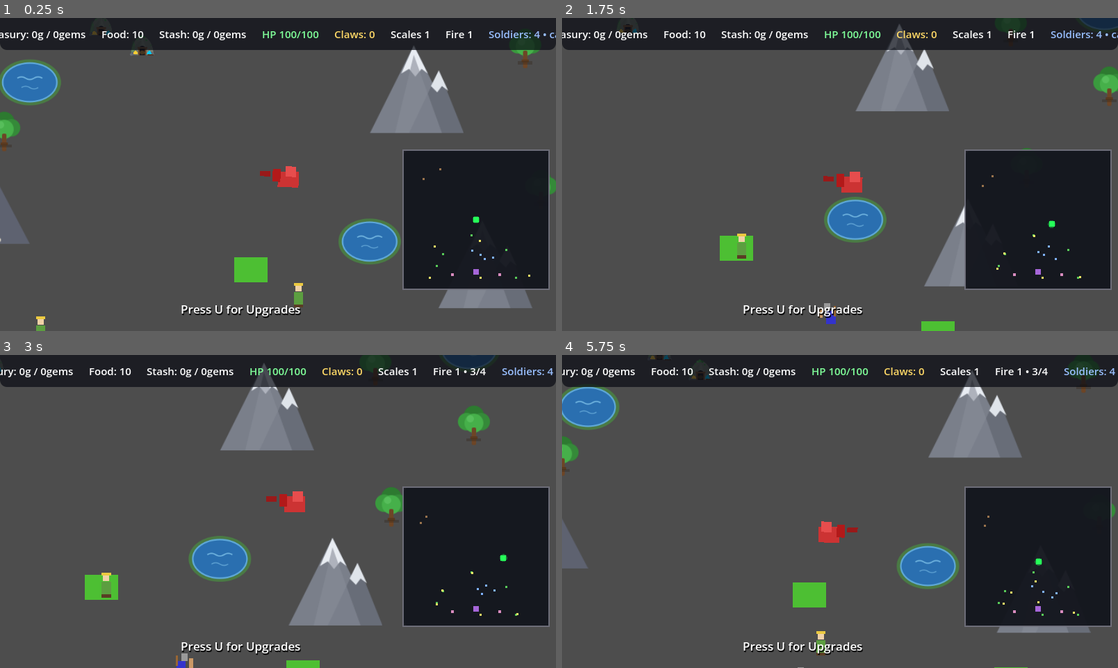
Above: before the commit, frames 1-4 (two rows, left to right).
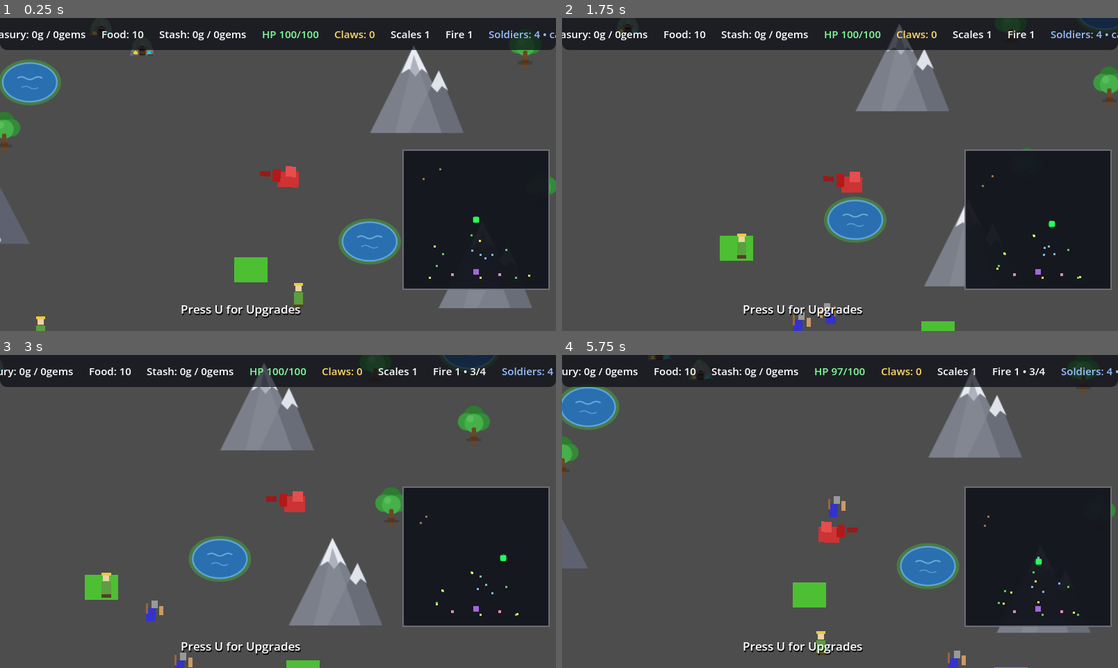
Above: after the commit, the same moments.

Repository: hyperdrive/dragonheart
Game: Godot game, scene res://scenes/main/Main.tscn
The game is run twice, just before and just after one commit, with the same random seed, the same clock (stepped at 60 frames per second) and the same inputs.
Inputs:
- Up to frame 1 (0.25 s): no input
- Up to frame 2 (1.75 s): tap U at 0.5, 1.25 s; hold D (move_right) 0.53-1.28 s; hold E (eat) 0.53-1.28 s; hold S (move_down) from 1.28 s (still down); tap E (eat) at 1.35 s
- Up to frame 3 (3 s): tap U at 2, 2.75 s; release S (move_down) at 2.03 s; hold D (move_right) 2.03-2.78 s; hold E (eat) 2.03-2.78 s; tap Space (fire) at 2.1 s; hold W (move_up) from 2.78 s (still down); tap 1 at 2.85 s
- Up to frame 4 (5.75 s): tap E (eat) at 3.05, 4.55 s; tap U at 3.5, 4.25 s; release W (move_up) at 3.53 s; hold E (eat) 3.53-4.28 s; hold A (move_left) 3.53-5.03 s; tap 2 at 3.6 s; tap 3 at 4.35 s; hold S (move_down) from 5.03 s (still down); hold E (eat) from 5.03 s (still down); tap 4 at 5.1 s

The runs differ from the first frame. In frame 1, less than 0.1% of the frame differs, in the area x 87-89%, y 75-78%; in frame 2, 0.1%; in frame 3, 0.2%; in frame 4, 1.4%, in the area x 0-100%, y 4-100%.

Commit message:
Gate hand-off exemption (delivery choke) + whole-map bold soldiers + city-spend prints
User reports: 'we still fail to spawn soldiers'; soldiers need to be
MORE aggressive when bold; print a message when the city uses resources.

Forensic sims (14400-frame + 100s raid parking) show the purchase chain
was healthy (purchases fire the moment the treasury has funds) — the
real blocker is the flee-ring choke: miners/farmers deliver at the north
gate; the dragon's 180px flee ring sits right on the gate zone, so a
loaded carrier entered the ring, fled away, re-picked deliver, walked
back, fled again — circling 45s+ with full carts and ZERO deliveries in
90s of raid pressure (treasury 0 the whole sim, no purchases possible).

Gate hand-off (BehaviorTree._tick_danger + Miner/Farmer._handoff_stretch):
a loaded carrier ON his deliver leg finishes the trip even with the
dragon inside his flee ring. Theft paths untouched: the claws still
spill the cart below drop_radius 85 and the GoldInterceptionSystem
still picks pockets at 100 — the exemption only trades panic-looping
for a brave straight walk into the gate zone.

Bold soldiers escalated per user ('more aggressive, attack the dragon
when they are bold'): BOLD_SIGHT_WIDTHS 360px superseded by
BOLD_HUNT_REACH 4000 (whole map, same reach as a released swarm) for
both pick and chase gate; morale decay (pals/King leave the band) is
now the only brake — the straggler finishes the in-flight leg and
re-picks home.

City spending prints: purchases narrate the exact spend ('City bought N
soldier(s) — spent X gold, Y gems (... left)') on the heartbeat and at
delivery; pen refills already print via AnimalPen.

Probes (probe_gate_bold 9/9): deliveries flow under raid parking
(treasury + food inflow in 100s), 3 real 'City bought' messages (gold
and gem paths both seen), bold phalanx chases 1262px across the map to
contact + contact DPS chips, straggler gives up after pals scatter,
loner stays calm, king presence flips a loner bold. 14400-frame
regression: 0 script errors, 30 deliveries, both purchase messages.
Probe gotchas documented: godmode resets must stay godmode (real hp
resets let soldiers kill the dragon mid-sim — _dying blocks DPS so hp
reads 'stuck'), and the healthy economy crowns the real King at 15
fielded mid-probe (free him before morale phases). GAME-SPEC §5.3
rewritten + new §5.7 + §10 rows; decision record
2026-11-09-gate-handoff-and-aggressive-bold.md.

Diff:
--- a/scripts/main/WorldManager.gd
+++ b/scripts/main/WorldManager.gd
@@ -670,17 +670,22 @@
 	if king_spawned or game_manager == null or game_manager.run_finished:
 		return
 	var bought := 0
+	var gold_spent := 0
+	var gems_spent := 0
 	while game_manager.spend_treasury("gold", soldier_gold_cost):
 		bought += 1
+		gold_spent += soldier_gold_cost
 	while game_manager.spend_treasury("gems", 1):
 		bought += soldiers_per_gem
+		gems_spent += 1
 	if bought == 0:
 		return
 	spawn_entity("soldier", bought, rally_point, 90.0)
 	for i in bought:
 		_escalation_soldier_spawned()
-	print("Town bought %d soldiers with treasury funds (%d fielded total)" % [
-		bought, soldiers_spawned])
+	print("City bought %d soldier(s) with treasury funds — spent %d gold, %d gems (%d fielded total, %d gold / %d gems left)"
+		% [bought, gold_spent, gems_spent, soldiers_spawned,
+			game_manager.treasury["gold"], game_manager.treasury["gems"]])
 
 
 ## The final boss arrives at the city; defeating him ends the run.
--- a/scripts/npcs/BaseNPC.gd
+++ b/scripts/npcs/BaseNPC.gd
@@ -301,6 +301,15 @@
 	set_payload("", 0)
 	return stolen
 
+## Gate hand-off exemption (2026-11-09), see BehaviorTree._tick_danger:
+## loaded cargo keepers inside the town-gate handoff band finish their
+## delivery even with the dragon in the flee ring — a parked dragon used
+## to wedge every carrier in the panic loop forever and starve the
+## treasury (zero deliveries → zero soldier purchases). Types override
+## this (Miner/Farmer); the default means "no exemption".
+func _handoff_stretch() -> bool:
+	return false
+
 ## Explicit E-kill by the dragon (decision record 2026-11-08-dragon-attack-eat):
 ## guaranteed death. Burn flags are cleared so a burning target killed by
 ## E takes the deliberate-death path (no extra spill semantics).
--- a/scripts/npcs/BehaviorTree.gd
+++ b/scripts/npcs/BehaviorTree.gd
@@ -182,6 +182,16 @@
 ## Priority 0: dragon proximity preempts everything (except an active escape).
 func _tick_danger() -> void:
 	if state == State.FLEEING:
+		return
+	# Gate hand-off exemption (2026-11-09): a loaded cargo keeper inside the
+	# gates' handoff band finishes the delivery even with the dragon inside
+	# his flee ring (Miner/Farmer override _handoff_stretch) — otherwise a
+	# dragon parked near the town wedges every carrier in the 180px panic
+	# loop forever (miners circled 45s with full carts, ZERO deliveries,
+	# treasury starved, no soldier purchases = "we still fail to spawn
+	# soldiers"). The drop rule still wins: below drop_radius (85) the
+	# claws spill the payload as before (Miner._check_dragon_drop).
+	if npc._handoff_stretch():
 		return
 	var dragon := get_tree().get_first_node_in_group("dragon") as Node2D
 	if dragon == null:
--- a/scripts/npcs/Farmer.gd
+++ b/scripts/npcs/Farmer.gd
@@ -157,6 +157,18 @@
 func _have_food_to_deliver() -> bool:
 	return food_carrying > 0
 
+## Gate hand-off (2026-11-09, same rule as the miner's): a farmer on the
+## deliver leg finishes the food hand-off even with the dragon inside his
+## flee ring — the ring sits right on the gates and used to wedge every
+## loaded farmer in a panic loop (food never reaching the pens). Robbery
+## of food is physical: eating the farmer is what costs the town, and
+## that path is untouched.
+func _handoff_stretch() -> bool:
+	if food_carrying <= 0 or behavior_tree == null:
+		return false
+	var act := behavior_tree.current_activity
+	return act != null and str(act.id) == "deliver"
+
 func _complete_field_tend() -> void:
 	field_tended.emit()
 	food_carrying += food_per_tend * npc_level
--- a/scripts/npcs/Miner.gd
+++ b/scripts/npcs/Miner.gd
@@ -161,6 +161,28 @@
 func _has_payload() -> bool:
 	return payload_amount > 0
 
+## Gate hand-off band (2026-11-09, see BehaviorTree._tick_danger): a loaded
+## miner on his deliver leg finishes it even when the dragon is inside his
+## flee ring — the dragon camps AT the gates used to wedge him in a
+## 180px panic loop with a full cart for minutes (forensic sim: 45s+,
+## ZERO deliveries, treasury starved = "we still fail to spawn soldiers").
+## Robbery stays intact: the claws still spill the cart below drop_radius
+## (_check_dragon_drop) and the interception system still picks pockets —
+## so the exemption only trades panic for a brave straight walk.
+const HANDOFF_PX := 100.0
+
+func _handoff_stretch() -> bool:
+	if payload_amount <= 0 or behavior_tree == null:
+		return false
+	var act := behavior_tree.current_activity
+	if act == null or str(act.id) != "deliver":
+		return false
+	# the claws rule still wins: below drop_radius the cart dumps anyway
+	var dragon: Node2D = get_tree().get_first_node_in_group("dragon")
+	if dragon != null and is_instance_valid(dragon):
+		return global_position.distance_to(dragon.global_position) > drop_radius
+	return true
+
 ## Mine emptied/damaged mid-work → abort without yield.
 func _mine_still_available() -> bool:
 	return mining_cooldown <= 0.0
--- a/scripts/npcs/Soldier.gd
+++ b/scripts/npcs/Soldier.gd
@@ -75,21 +75,22 @@
 ##    presence reads farther), or
 ##  • phalanx: at least 2 pals within one morale radius (five body widths,
 ##    user spec "base distance on soldier width").
-## The pursuit leg breaks off when the dragon escapes the bold sight reach
-## ("fight until escape" — contact DPS keeps the fight going inside reach).
+## Escalation (2026-11-09, user: "more aggressive, attack the dragon when
+## they are bold"): bold sight is now the WHOLE MAP (same reach as a
+## released swarm) — a bold phalanx pursues until contact no matter where
+## the dragon flies; the only brake is morale decaying (pals/King leave
+## the band) → the straggler finishes the current leg and goes home
+## (work_check now falls back to aggro_range for a non-bold soldier).
 const BODY_WIDTH := 18.0        # matches Soldier.tscn Body ColorRect width
 const MORALE_WIDTHS := 5.0      # pal proximity = five soldier widths
 const MORALE_KING_DOUBLE := 2.0 # King presence = doubled radius
-const BOLD_SIGHT_WIDTHS := 20.0 # pursue/break-off leg reach
+const BOLD_HUNT_REACH := 4000.0 # whole-map pursuit (2026-11-09 escalation)
 
 func _bold_pals_radius() -> float:
 	return BODY_WIDTH * MORALE_WIDTHS
 
 func _bold_king_radius() -> float:
 	return BODY_WIDTH * MORALE_WIDTHS * MORALE_KING_DOUBLE
-
-func _bold_sight_radius() -> float:
-	return BODY_WIDTH * BOLD_SIGHT_WIDTHS
 
 func _is_bold() -> bool:
 	var king := get_tree().get_first_node_in_group("king") as Node2D
@@ -114,34 +115,28 @@
 # --- activity providers & completers ---------------------------------------
 
 ## During ATTACK the aggro range widens hugely: the whole swarm hunts.
-## BOLD soldiers hunt too (morale), but only within the bold sight reach —
-## "pursue until contact, break off when the dragon escapes" (user spec).
+## BOLD soldiers hunt too (morale) — across the WHOLE MAP (user escalation
+## 2026-11-09: "attack the dragon when they are bold").
 func _pick_dragon_target() -> Vector2:
 	var dragon := get_tree().get_first_node_in_group("dragon") as Node2D
 	if dragon == null or not is_instance_valid(dragon):
 		return BehaviorTree.TARGET_NONE
 	var reach := aggro_range
-	if _swarm_released():
-		reach = maxf(reach, 4000.0)
-	elif _is_bold():
-		reach = maxf(reach, _bold_sight_radius())
+	if _swarm_released() or _is_bold():
+		reach = maxf(reach, BOLD_HUNT_REACH)
 	if global_position.distance_to(dragon.global_position) > reach:
 		return BehaviorTree.TARGET_NONE
 	return dragon.global_position
 
-## Chase gate: the dragon must still exist and stay inside this soldier's
-## current reach — a bold leg ends when the dragon escapes the sight reach
-## (a released-swarm leg keeps its whole-army chase: same as before).
+## Chase gate: bold → chase until contact (morale re-checked per pick);
+## non-bold running an old leg stops when the dragon is beyond aggro_range.
 func _dragon_in_chase_range() -> bool:
 	var dragon := get_tree().get_first_node_in_group("dragon") as Node2D
 	if dragon == null or not is_instance_valid(dragon):
 		return false
-	if _swarm_released():
+	if _swarm_released() or _is_bold():
 		return true
-	var reach := _bold_sight_radius()
-	if _is_bold():
-		reach = maxf(reach, aggro_range)
-	return global_position.distance_to(dragon.global_position) <= reach
+	return global_position.distance_to(dragon.global_position) <= aggro_range
 
 func _complete_attack() -> void:
 	pass  # contact DPS is applied in _contact_damage()
Not shown, changed: docs/GAME-SPEC.md
Not shown, added: docs/decisions/2026-11-09-gate-handoff-and-aggressive-bold.md
